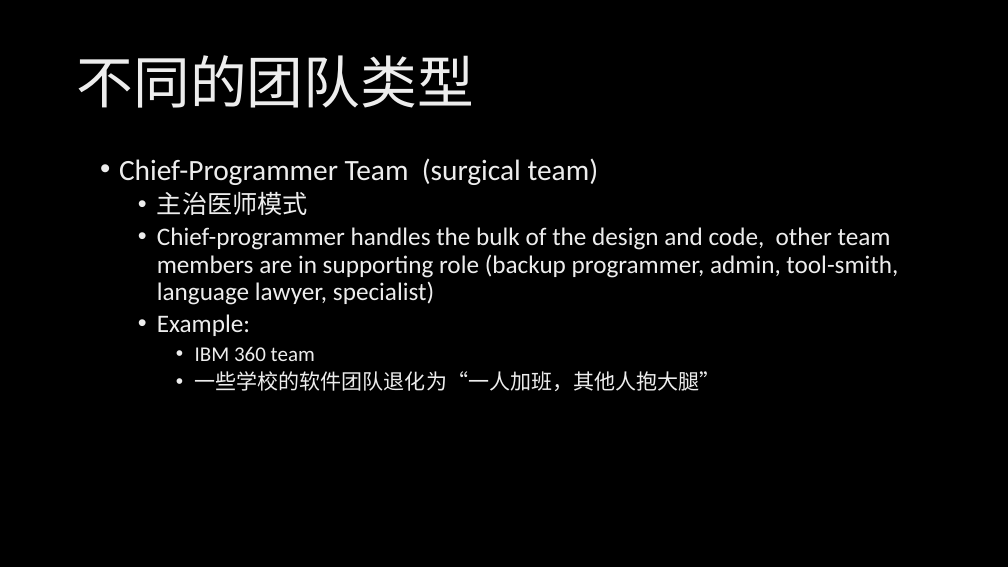
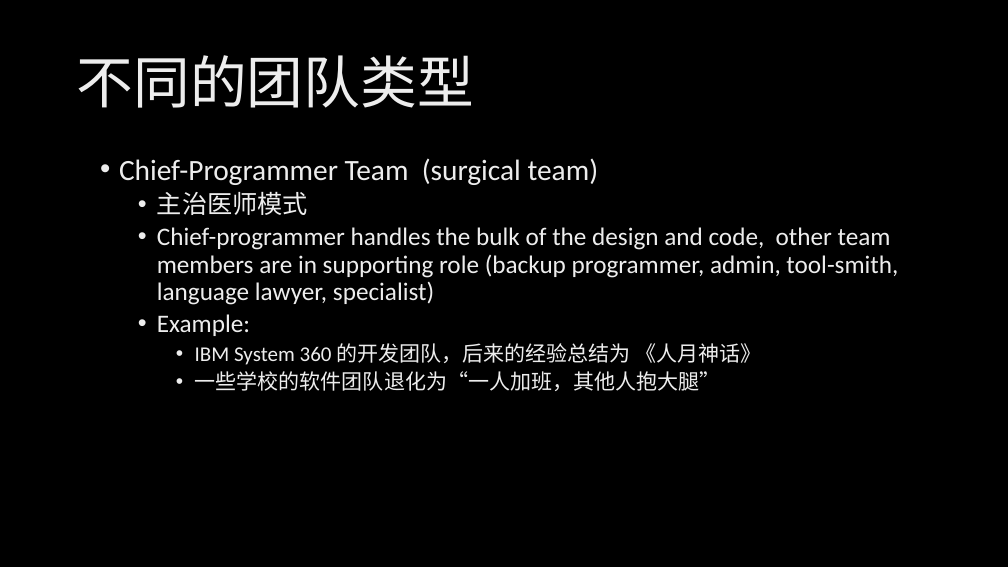
Before and after one commit to xinase/ASE, a slide deck: slide 20 of chapter5/ASE_5_Team_and_Process.pptx (slide 17 before the commit). Drawn at 1008x567 pixels with LibreOffice and Linux fonts; fonts in the diff are those of the drawing; background and template pictures are left out. Boxes give left, top, right and bottom in pixels: in the first picture for what was removed or moved away, otherwise in the second. Text is boxed around its words. In the diff, an @@ line names an element or a change of style, - is before the commit and + after.

```diff
--- a/chapter5/ASE_5_Team_and_Process.pptx
+++ b/chapter5/ASE_5_Team_and_Process.pptx
@@ text at (x1=195, y1=343, x2=762, y2=365): text changed @@
-    • IBM 360 team
+    • IBM System 360 的开发团队，后来的经验总结为 《人月神话》
```
Also in this commit, not shown: 6 other slides changed, 3 slides added.
